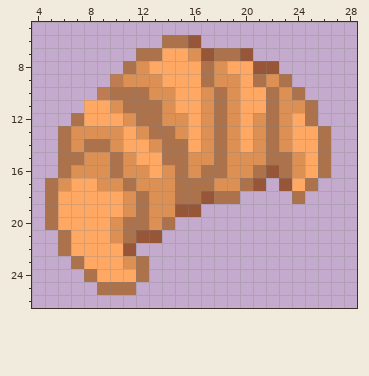
Two versions of one pixel-art sprite, Resources/Textures/Objects/Consumable/Food/ingredients.rsi/croissant-raw-cotton.png. Above is the file before it was changed.
The file is 32x32 pixels. Shown: x 4..28, y 5..26.
Now the later version:
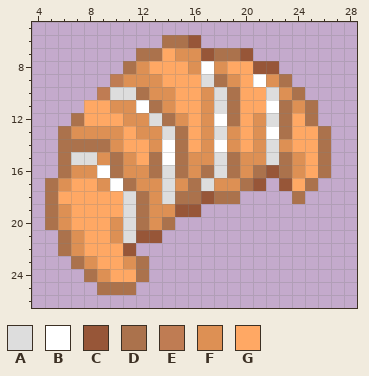
Palette (. is transparent): A #dddddd  B #ffffff  C #975638  D #ab724c  E #bf7c53  F #dd9054  G #ffa864
Diff:
{"y":7,"x":15,"old":"G","new":"F"}
{"y":8,"x":16,"old":"GD","new":"FB"}
{"y":9,"x":17,"old":"DF","new":"AD"}
{"y":9,"x":21,"old":"D","new":"B"}
{"y":10,"x":10,"old":"DD","new":"AA"}
{"y":10,"x":18,"old":"DF","new":"AD"}
{"y":10,"x":22,"old":"D","new":"A"}
{"y":11,"x":11,"old":"DD","new":"FB"}
{"y":11,"x":18,"old":"DF","new":"AD"}
{"y":11,"x":22,"old":"DF","new":"BD"}
{"y":12,"x":12,"old":"DDF","new":"FAD"}
{"y":12,"x":18,"old":"DF","new":"BD"}
{"y":12,"x":22,"old":"DF","new":"AD"}
{"y":13,"x":13,"old":"DDF","new":"FAD"}
{"y":13,"x":18,"old":"D","new":"A"}
{"y":13,"x":22,"old":"DF","new":"BD"}
{"y":14,"x":7,"old":"F","new":"D"}
{"y":14,"x":14,"old":"D","new":"B"}
{"y":14,"x":18,"old":"D","new":"B"}
{"y":14,"x":22,"old":"D","new":"A"}
{"y":15,"x":7,"old":"DF","new":"AA"}
{"y":15,"x":13,"old":"GD","new":"DB"}
{"y":15,"x":18,"old":"DF","new":"AD"}
{"y":15,"x":22,"old":"D","new":"A"}
{"y":16,"x":9,"old":"F","new":"B"}
{"y":16,"x":13,"old":"GF","new":"DA"}
{"y":16,"x":18,"old":"DF","new":"AD"}
{"y":17,"x":10,"old":"F","new":"B"}
{"y":17,"x":14,"old":"FD","new":"AF"}
{"y":17,"x":17,"old":"D","new":"A"}
{"y":18,"x":11,"old":"F","new":"A"}
{"y":18,"x":14,"old":"F","new":"A"}
{"y":19,"x":6,"old":"G","new":"F"}
{"y":19,"x":11,"old":"F","new":"A"}
{"y":20,"x":6,"old":"G","new":"F"}
{"y":20,"x":11,"old":"D","new":"A"}
{"y":21,"x":7,"old":"G","new":"F"}
{"y":21,"x":11,"old":"D","new":"A"}
{"y":22,"x":7,"old":"G","new":"F"}
{"y":23,"x":8,"old":"G","new":"F"}
{"y":24,"x":9,"old":"G","new":"F"}
{"label":"changed","picture_box":[58,48,292,282]}
